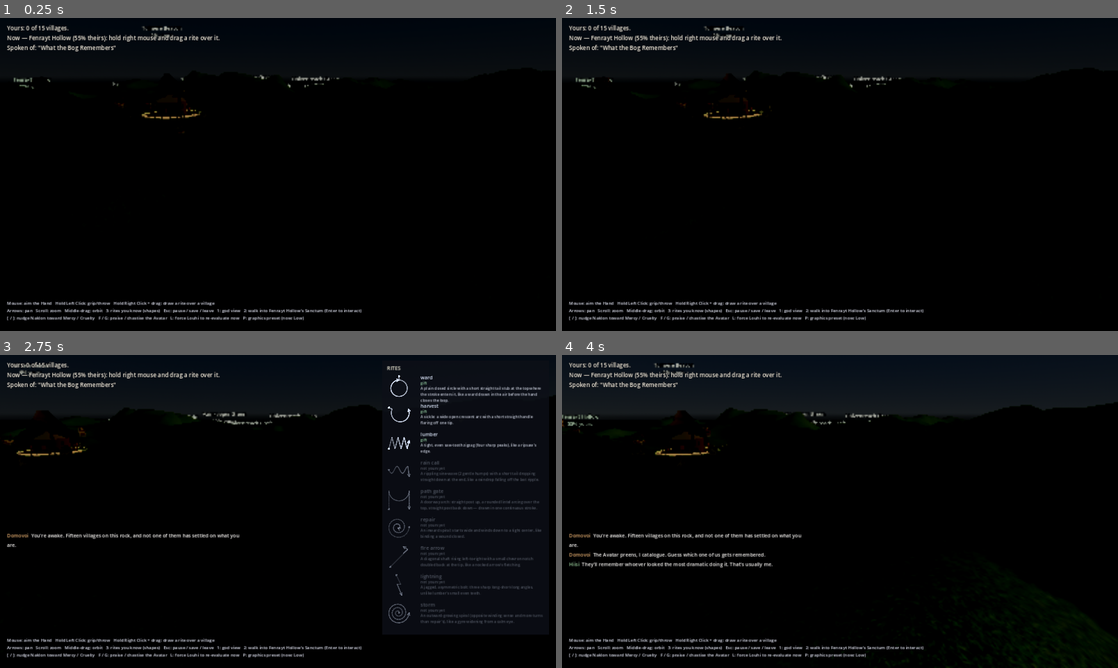
Above: before the commit, frames 1-4 (two rows, left to right).
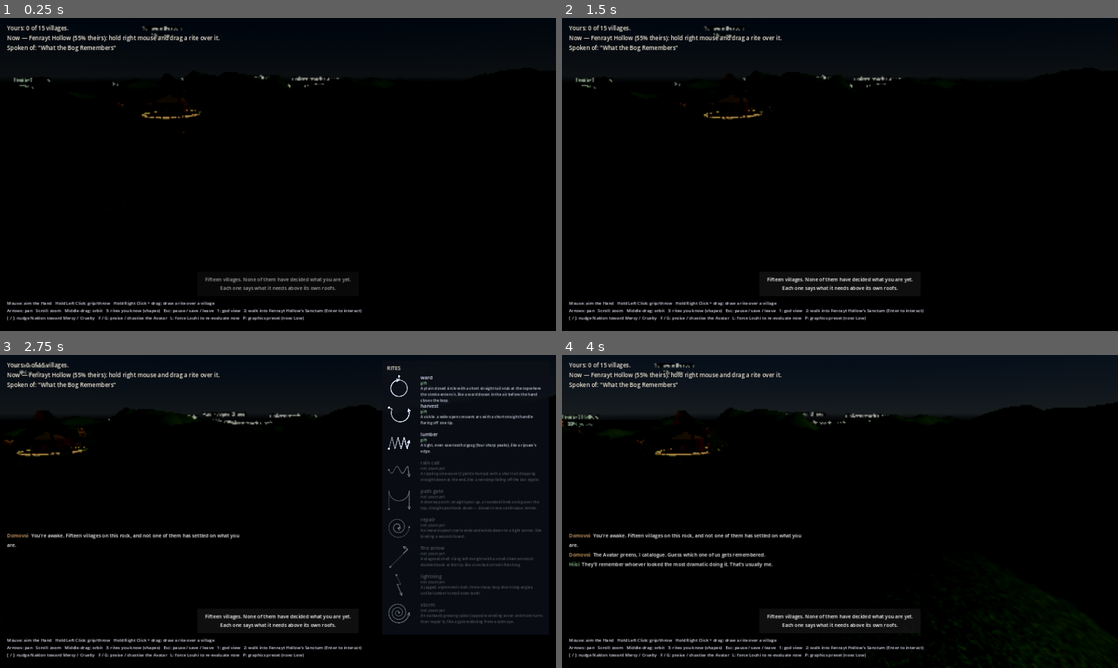
Above: after the commit, the same moments.

Repository: VolkMicro/BW
Game: Godot game, scene res://world/god_view.tscn
Two runs of this game, one before a commit and one after it. Both use one fixed random seed, a clock stepped at 60 frames per second and the inputs below.
Inputs (mouse positions are in pixels of both pictures, inside the frame that each line leads up to):
- Up to frame 1 (0.25 s): no input
- Up to frame 2 (1.5 s): tap Enter (ui_accept) at 0.5 s; drag from (684, 246) to (895, 105) at 0.52 s; drag from (728, 190) to (812, 237) at 1.27 s
- Up to frame 3 (2.75 s): tap Enter (ui_accept) at 2 s; move the mouse to (333, 442) at 2.02 s; press the mouse at (333, 442) at 2.03 s; hold Right (ui_right) from 2.03 s (still down); tap 3 at 2.3 s
- Up to frame 4 (4 s): release Right (ui_right) at 2.75 s; release the mouse at (895, 442) at 2.75 s; drag from (812, 574) to (673, 464) at 2.77 s; tap Enter (ui_accept) at 3.5, 3.77 s; move the mouse to (1006, 558) at 3.52 s; hold Left (ui_left) from 3.53 s (still down); hold F (praise_avatar) from 3.53 s (still down); click (1006, 558) at 3.67 s; tap 3 at 3.8 s

The runs differ from the first frame. In frame 1, 0.4% of the frame differs, in the area x 36-64%, y 82-88%; in frame 2, 0.5%; in frame 3, 0.5%; in frame 4, 0.5%.

Commit message:
Teach the first two minutes by watching, not by telling
The only verb in this game is drawing a shape over a village, and nothing on
screen said so in a way a new player could act on. The Voices hint at it in
character, once, in a scrolling log, next to forty other lines about
snagbills. The rite panel is bound to a key nobody is told to press until the
help line at the very bottom of the screen, which is where a player looks
last.

One sentence at a time, low centre. Each lesson watches for the thing it
asked for and clears itself when the player does it — no "click here to
continue", no forced camera, no modal to dismiss, and nothing is gated: every
control is live from the first frame. A player who works it out before being
told finds the lesson already satisfied, and it never appears rather than
congratulating them.

The reach lesson has a precondition: it only shows to someone who has just
been refused for casting out of reach. Explaining Reach to a player who has
not yet hit it is a sentence about nothing.

Seen-ness is stored in user config rather than in the save, because it is a
fact about the PERSON and not about the island — starting a new game should
not re-teach someone who has played before.

Co-Authored-By: Claude Opus 5 <noreply@anthropic.com>
Claude-Session: https://claude.ai/code/session_01Gq14pZoRn66B3NC1Wbd68H

Diff:
--- /dev/null
+++ b/ui/first_lessons.gd
@@ -0,0 +1,179 @@
+extends CanvasLayer
+class_name FirstLessons
+
+## The first two minutes, taught by watching rather than by telling.
+##
+## ---------------------------------------------------------------------------
+## WHY
+## ---------------------------------------------------------------------------
+## The only verb in this game is drawing a shape over a village, and nothing
+## on screen ever said so in a way a new player could act on. The Voices hint
+## at it in character ("hold the right mouse button and drag a shape over a
+## village"), but they hint once, in a scrolling log, next to forty other
+## lines about snagbills. The rite panel exists and is bound to a key nobody
+## is told to press until the help line at the bottom, which is where a
+## player looks last.
+##
+## ---------------------------------------------------------------------------
+## HOW IT WORKS, AND WHAT IT REFUSES TO DO
+## ---------------------------------------------------------------------------
+## Each lesson watches for the thing it asked for and clears itself when the
+## player does it — no "click here to continue", no forced camera, no modal
+## that has to be dismissed. If the player works it out on their own and casts
+## a rite before being told to, the lessons about casting are already
+## satisfied and simply never appear.
+##
+## It does not gate anything. Every control is live from the first frame; this
+## only puts one sentence at a time where the eye already is.
+##
+## Seen-ness is stored per lesson in user config rather than in the save,
+## because it is a fact about the PERSON, not about the island: starting a new
+## game should not re-teach someone who has played before.
+
+const CONFIG_PATH := "user://first_lessons.cfg"
+const SECTION := "seen"
+
+## Nothing appears until the opening Voices exchange has had a moment. Landing
+## a tutorial line on top of the first line of dialogue reads as noise.
+const OPENING_GRACE := 6.0
+
+## A lesson that has been on screen this long without being satisfied steps
+## aside anyway. A prompt that will not go away stops being help.
+const PATIENCE := 75.0
+
+var _label: Label
+var _panel: PanelContainer
+var _config := ConfigFile.new()
+var _lessons: Array = []
+var _index: int = -1
+var _elapsed: float = 0.0
+var _grace: float = 0.0
+
+## Set true by the owner when the thing happened. Simpler and far more robust
+## than each lesson holding its own signal connections into five subsystems.
+var saw_rite_panel: bool = false
+var saw_rite_cast: bool = false
+var saw_rite_refused_out_of_reach: bool = false
+
+
+func _ready() -> void:
+	process_mode = Node.PROCESS_MODE_PAUSABLE
+	layer = 15
+	_config.load(CONFIG_PATH)
+	_build()
+	_lessons = [
+		{
+			"id": "look",
+			"text": "Fifteen villages. None of them have decided what you are yet.\nEach one says what it needs above its own roofs.",
+			"done": func() -> bool: return false,   # time only: this is a look, not a task
+			"seconds": 11.0,
+		},
+		{
+			"id": "panel",
+			"text": "Press 3. That is every rite you know, drawn as the shape you have to make —\nthe dot is where you start, the arrow is where you finish.",
+			"done": func() -> bool: return saw_rite_panel,
+		},
+		{
+			"id": "cast",
+			"text": "Hold the RIGHT mouse button over a village and draw one.\nHarvest is the sickle: a wide crescent, then flick the handle off the tip.",
+			"done": func() -> bool: return saw_rite_cast,
+		},
+		{
+			"id": "reach",
+			"text": "A rite only lands where you are already believed in.\nThe further a village is from anyone who prays to you, the less of it you can touch.",
+			"done": func() -> bool: return false,
+			"seconds": 12.0,
+			"only_if": func() -> bool: return saw_rite_refused_out_of_reach,
+		},
+	]
+	_advance()
+
+
+func _build() -> void:
+	_panel = PanelContainer.new()
+	_panel.set_anchors_preset(Control.PRESET_CENTER_BOTTOM)
+	_panel.grow_horizontal = Control.GROW_DIRECTION_BOTH
+	_panel.grow_vertical = Control.GROW_DIRECTION_BEGIN
+	_panel.offset_bottom = -120.0
+	_panel.modulate = Color(1, 1, 1, 0)
+	add_child(_panel)
+
+	var margin := MarginContainer.new()
+	for side in ["left", "right"]:
+		margin.add_theme_constant_override("margin_" + side, 26)
+	for side in ["top", "bottom"]:
+		margin.add_theme_constant_override("margin_" + side, 14)
+	_panel.add_child(margin)
+
+	_label = Label.new()
+	_label.add_theme_font_size_override("font_size", 17)
+	_label.horizontal_alignment = HORIZONTAL_ALIGNMENT_CENTER
+	margin.add_child(_label)
+
+
+func _process(delta: float) -> void:
+	if _grace < OPENING_GRACE:
+		_grace += delta
+		return
+	if _index < 0 or _index >= _lessons.size():
+		return
+	_elapsed += delta
+	var lesson: Dictionary = _lessons[_index]
+	var limit: float = float(lesson.get("seconds", PATIENCE))
+	var done: Callable = lesson.done
+	if done.call() or _elapsed >= limit:
+		_mark_seen(String(lesson.id))
+		_advance()
+
+
+## Moves to the next lesson this player has not already been taught and whose
+## precondition (if any) is currently true.
+func _advance() -> void:
+	_elapsed = 0.0
+	_index += 1
+	while _index < _lessons.size():
+		var lesson: Dictionary = _lessons[_index]
+		if _seen(String(lesson.id)):
+			_index += 1
+			continue
+		if lesson.has("only_if") and not (lesson.only_if as Callable).call():
+			# Not relevant yet. Skipped rather than waited on — the reach
+			# lesson only means something to somebody who has just been
+			# refused, and until then it is a sentence about nothing.
+			_index += 1
+			continue
+		# Already satisfied before being asked: the player worked it out. Do
+		# not congratulate them for it, just move on.
+		if (lesson.done as Callable).call():
+			_mark_seen(String(lesson.id))
+			_index += 1
+			continue
+		_show(String(lesson.text))
+		return
+	_hide()
+
+
+func _show(text: String) -> void:
+	_label.text = text
+	var tw := create_tween()
+	tw.tween_property(_panel, "modulate:a", 1.0, 0.4)
+
+
+func _hide() -> void:
+	var tw := create_tween()
+	tw.tween_property(_panel, "modulate:a", 0.0, 0.5)
+
+
+func _seen(id: String) -> bool:
+	return bool(_config.get_value(SECTION, id, false))
+
+
+func _mark_seen(id: String) -> void:
+	_config.set_value(SECTION, id, true)
+	_config.save(CONFIG_PATH)
+
+
+## Debug/QA: forget everything this player has been taught.
+func reset() -> void:
+	_config.clear()
+	_config.save(CONFIG_PATH)
--- a/world/god_view.gd
+++ b/world/god_view.gd
@@ -222,6 +222,7 @@
 @onready var _help_label: Label = $UI/HelpLabel
 @onready var _objective_label: Label = $UI/ObjectiveLabel
 @onready var _rites_label: RiteGrimoire = $UI/RitesLabel
+@onready var _first_lessons: FirstLessons = get_node_or_null(^"FirstLessons")
 @onready var _end_card: Label = $UI/EndCard
 @onready var _voice_log: VoiceLog = $UI/VoiceLog
 
@@ -695,6 +696,8 @@
 		# explain jurisdiction. This is the single most important teaching
 		# moment in the game — it is how a player learns Reach exists.
 		_hand.request_refusal_flash(&"rite_out_of_reach")
+		if _first_lessons != null:
+			_first_lessons.saw_rite_refused_out_of_reach = true
 		var nearest: Village = _nearest_village(world_pos)
 		Voices.react(&"offering_out_of_reach", {
 			"village_id": nearest.id if nearest != null else &"",
@@ -702,6 +705,8 @@
 		})
 		return
 
+	if _first_lessons != null:
+		_first_lessons.saw_rite_cast = true
 	if not _first_rite_cast:
 		_first_rite_cast = true
 		Voices.react(&"first_rite_cast", {"rite_id": rite_id, "village_id": target.id})
@@ -1184,6 +1189,8 @@
 			_camera_rig.frame_sanctum_interior(get_node(WALKABLE_SANCTUM_PATH))
 		KEY_3:
 			_rites_label.visible = not _rites_label.visible
+			if _rites_label.visible and _first_lessons != null:
+				_first_lessons.saw_rite_panel = true
 		KEY_P:
 			# environment/graphics_preset.gd: LOW -> MEDIUM -> HIGH -> LOW.
 			_graphics_preset.cycle()
--- a/world/god_view.tscn
+++ b/world/god_view.tscn
@@ -28,6 +28,7 @@
 [ext_resource type="Script" path="res://ui/rite_grimoire.gd" id="26"]
 [ext_resource type="Script" path="res://ui/village_markers.gd" id="27"]
 [ext_resource type="Script" path="res://ui/pause_menu.gd" id="28"]
+[ext_resource type="Script" path="res://ui/first_lessons.gd" id="29"]
 
 [node name="GodView" type="Node3D"]
 script = ExtResource("2")
@@ -89,6 +90,9 @@
 script = ExtResource("4")
 size = Vector2(5200, 5200)
 subdivisions = 112
+
+[node name="FirstLessons" type="CanvasLayer" parent="."]
+script = ExtResource("29")
 
 [node name="PauseMenu" type="CanvasLayer" parent="."]
 script = ExtResource("28")
Not shown: 1 places in world/god_view.tscn that only renumber resources
Not shown, changed: docs/ROADMAP.md
